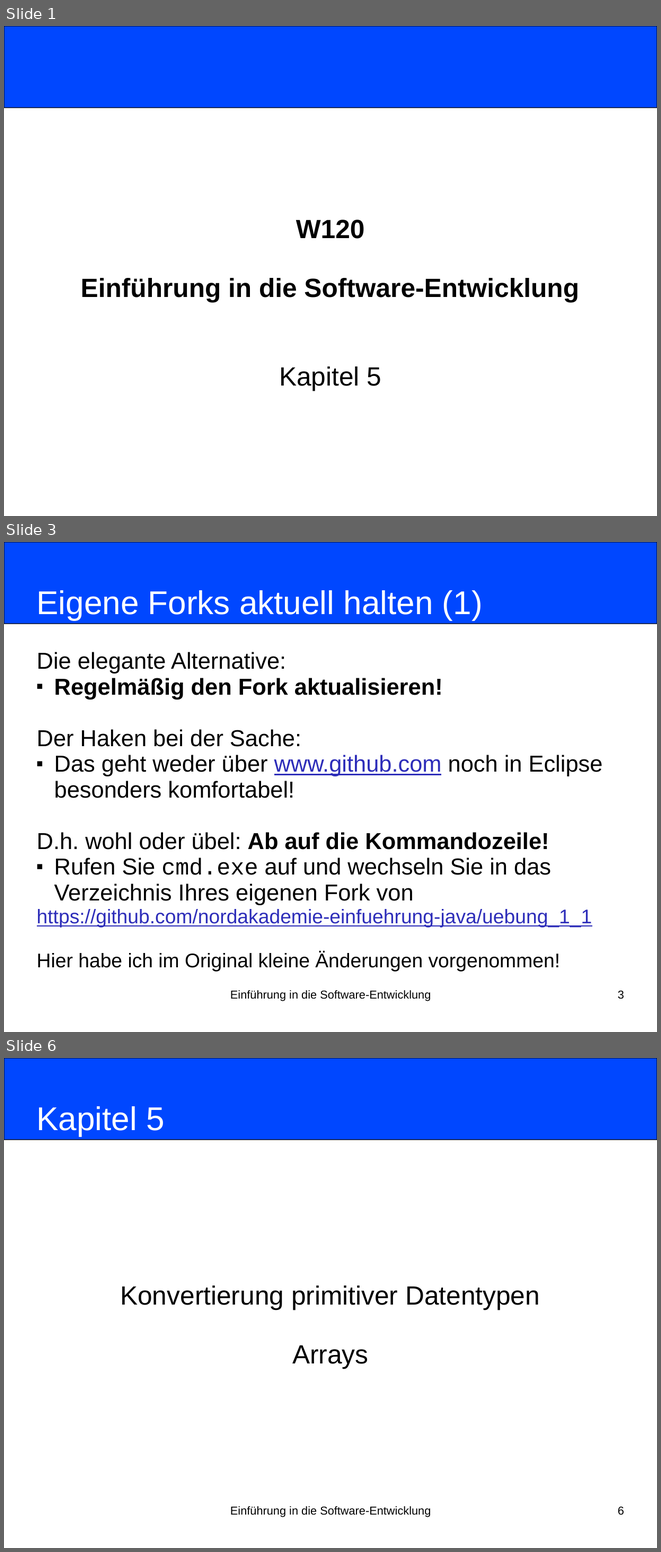
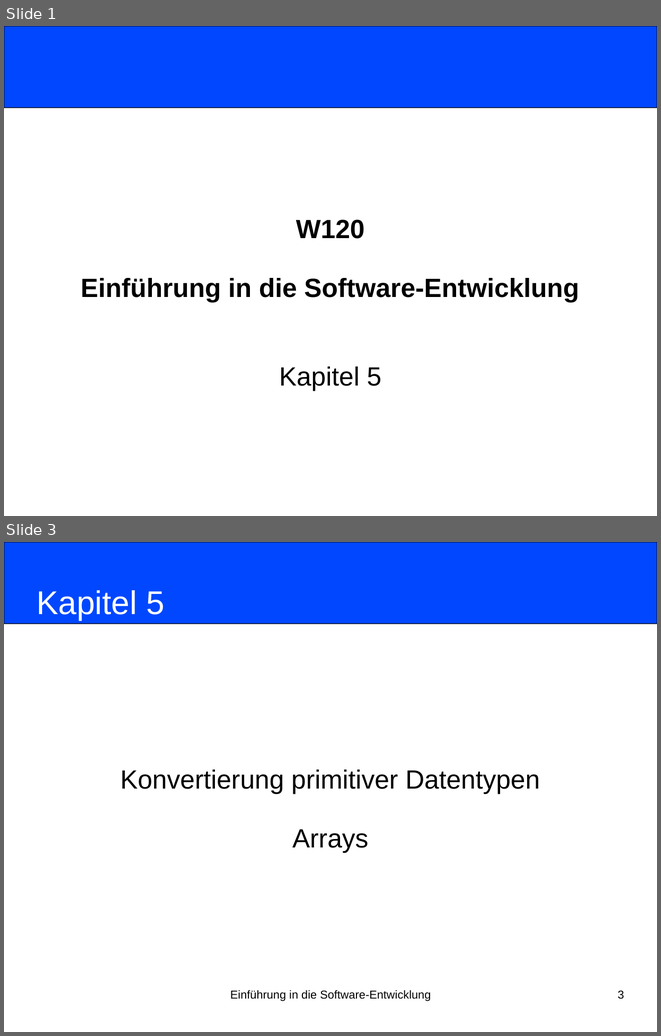
Before and after one commit to nordakademie-einfuehrung-java/vorlesungsskript, a slide deck: folien/Semester_03_Termin_06_Kapitel05.pptx. Shown one above the other, each under a label of ours: slides 1, 3 and 6 before the commit, slides 1 and 3 after it; the slides between them are not shown. The pictures are 661x1552 and 661x1036 pixels, drawn with LibreOffice and Linux fonts; fonts in the diff are those of the drawing. Boxes give left, top, right and bottom in pixels: in the first picture for what was removed or moved away, otherwise in the second. Text is boxed around its words. In the diff, an @@ line names an element or a change of style, - is before the commit and + after.

Commit message:
Switched git-cli intro with re-fork

```diff
--- a/folien/Semester_03_Termin_06_Kapitel05.pptx
+++ b/folien/Semester_03_Termin_06_Kapitel05.pptx
@@ slide 3 removed at bbox=[4, 542, 657, 1032], background #FFFFFF @@
@@ rounded rectangle removed at bbox=[4, 542, 657, 624] @@
@@ title removed at bbox=[37, 590, 483, 620] @@
-Eigene Forks aktuell halten (1)
@@ subtitle removed at bbox=[37, 652, 603, 971] @@
-Die elegante Alternative:
-■ Regelmäßig den Fork aktualisieren!
-Der Haken bei der Sache:
-■ Das geht weder über www.github.com noch in Eclipse besonders komfortabel!
-D.h. wohl oder übel: Ab auf die Kommandozeile!
-■ Rufen Sie cmd.exe auf und wechseln Sie in das Verzeichnis Ihres eigenen Fork von
-https://github.com/nordakademie-einfuehrung-java/uebung_1_1
-Hier habe ich im Original kleine Änderungen vorgenommen!
@@ text removed at bbox=[230, 990, 431, 1000] @@
-Einführung in die Software-Entwicklung
@@ page number removed at bbox=[618, 990, 624, 999] @@
-3
@@ what was slide 6 is now slide 3 @@
@@ page number at bbox=[618, 990, 624, 999]: text changed @@
-6
+3
```
Also in this commit, not shown: 1 slide added, 3 other slides removed, 1 other file.
